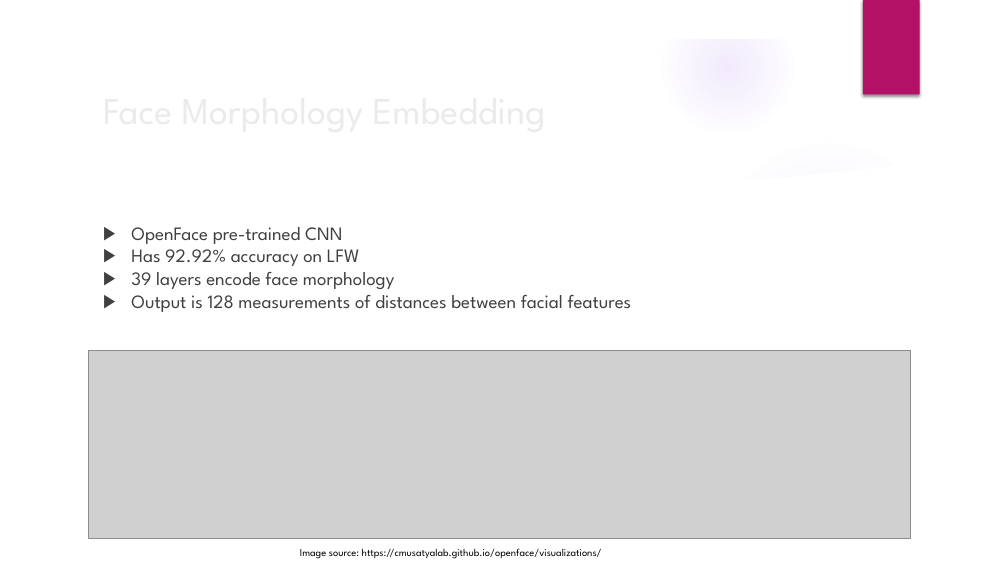
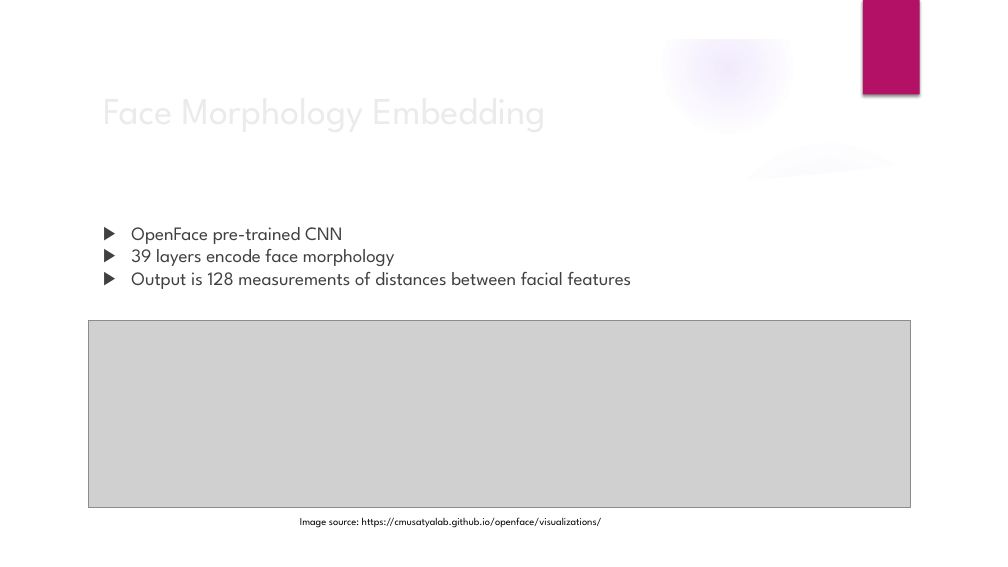
Before and after one commit to erstrong/BigDataSystemsandIntelligenceAnalytics, a slide deck: slide 6 of AdversarialFaceRecognition/ProgressReport.pptx. Drawn at 1008x567 pixels with LibreOffice and Linux fonts; fonts in the diff are those of the drawing; grey boxes stand for pictures; background and template pictures are left out. Boxes give left, top, right and bottom in pixels: in the first picture for what was removed or moved away, otherwise in the second. Text is boxed around its words. In the diff, an @@ line names an element or a change of style, - is before the commit and + after.

```diff
--- a/AdversarialFaceRecognition/ProgressReport.pptx
+++ b/AdversarialFaceRecognition/ProgressReport.pptx
@@ text at bbox=[131, 243, 360, 266]: paragraph removed @@
-▶ Has 92.92% accuracy on LFW
@@ picture: place and size @@
-picture at bbox=[88, 351, 911, 538]
+picture at bbox=[88, 320, 911, 507]
@@ text "Image source: https://cmusatyalab.github.io/openface/visuali ...": place and size @@
-text "Image source: https://cmusatyalab.github.io/openface/visuali ..." at bbox=[300, 548, 602, 559]
+text "Image source: https://cmusatyalab.github.io/openface/visuali ..." at bbox=[300, 517, 602, 528]
```
Also in this commit, not shown: 9 other slides changed, 2 slides added, 1 slide removed, 35 other files.
